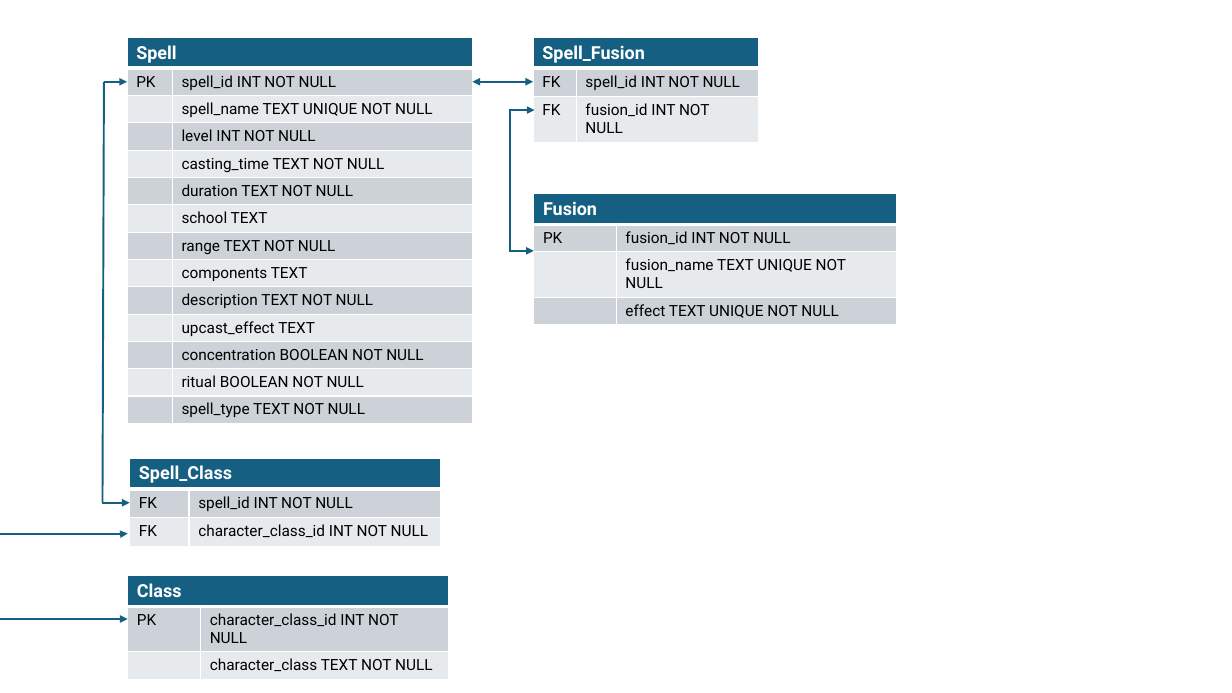
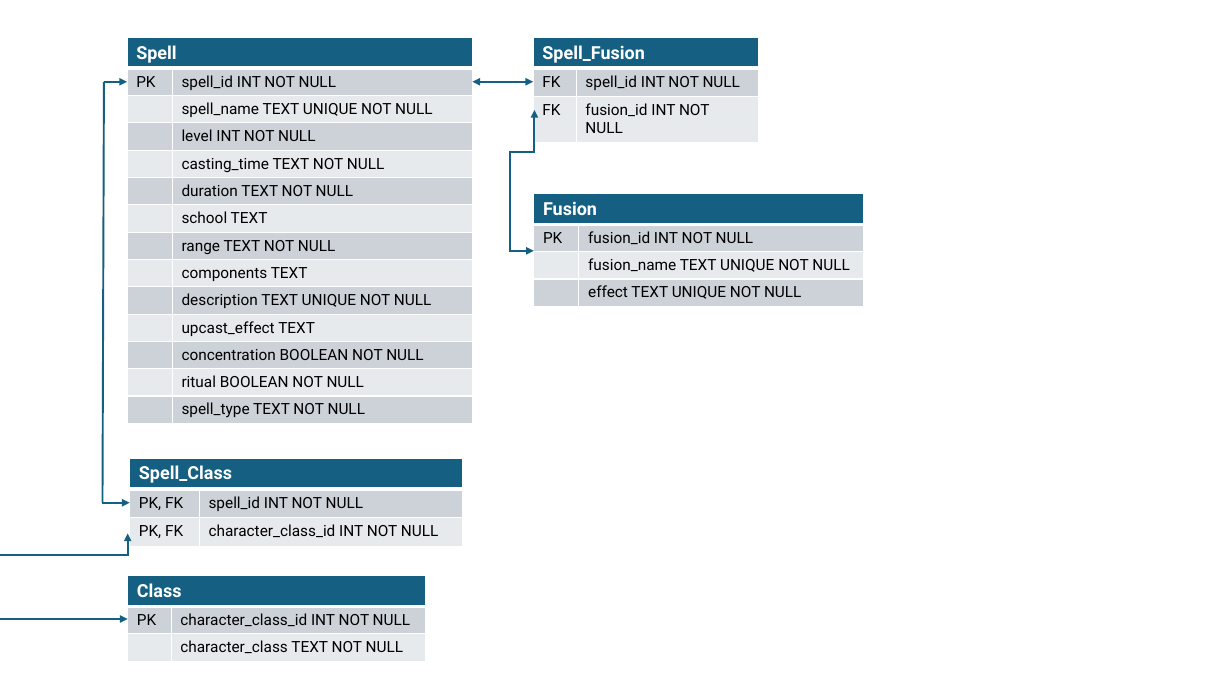
Before and after one commit to EbbyRaymundo/5e-spell-combo-tool, a slide deck: slide 1 of images/Spell database diagram.pptx. Drawn at 1232x693 pixels with LibreOffice and Linux fonts; fonts in the diff are those of the drawing. Boxes give left, top, right and bottom in pixels: in the first picture for what was removed or moved away, otherwise in the second. Text is boxed around its words. In the diff, an @@ line names an element or a change of style, - is before the commit and + after.

```diff
--- a/images/Spell database diagram.pptx
+++ b/images/Spell database diagram.pptx
@@ table at [127,38,472,429] @@
-row 10, column 2: description TEXT NOT NULL
+row 10, column 2: description TEXT UNIQUE NOT NULL
@@ elbow double arrow (534, 110) - (534, 250): route changed @@
@@ table: place and size @@
-table at [534,194,897,322]
+table at [534,194,864,308]
@@ table at [129,458,462,547] @@
-row 2, column 1: FK
+row 2, column 1: PK, FK
-row 3, column 1: FK
+row 3, column 1: PK, FK
@@ table: place and size @@
-table at [129,458,440,547]
+table at [129,458,462,547]
@@ elbow double arrow (128, 533) - (128, 619): route changed @@
@@ table: place and size @@
-table at [128,576,448,675]
+table at [128,576,425,662]
```
Also in this commit, not shown: 3 other files.
